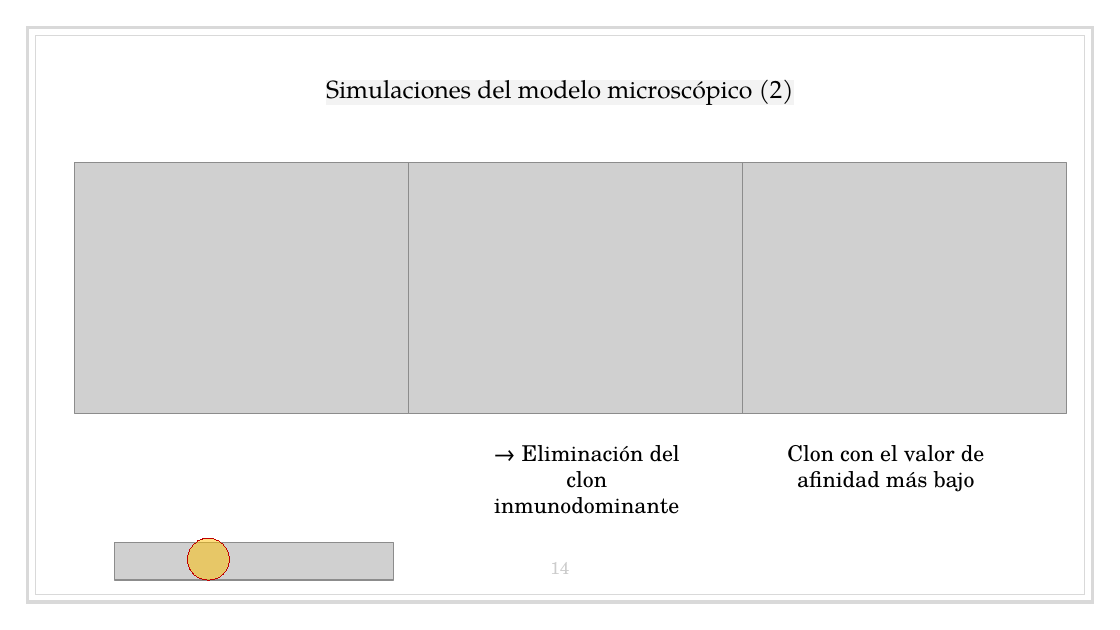
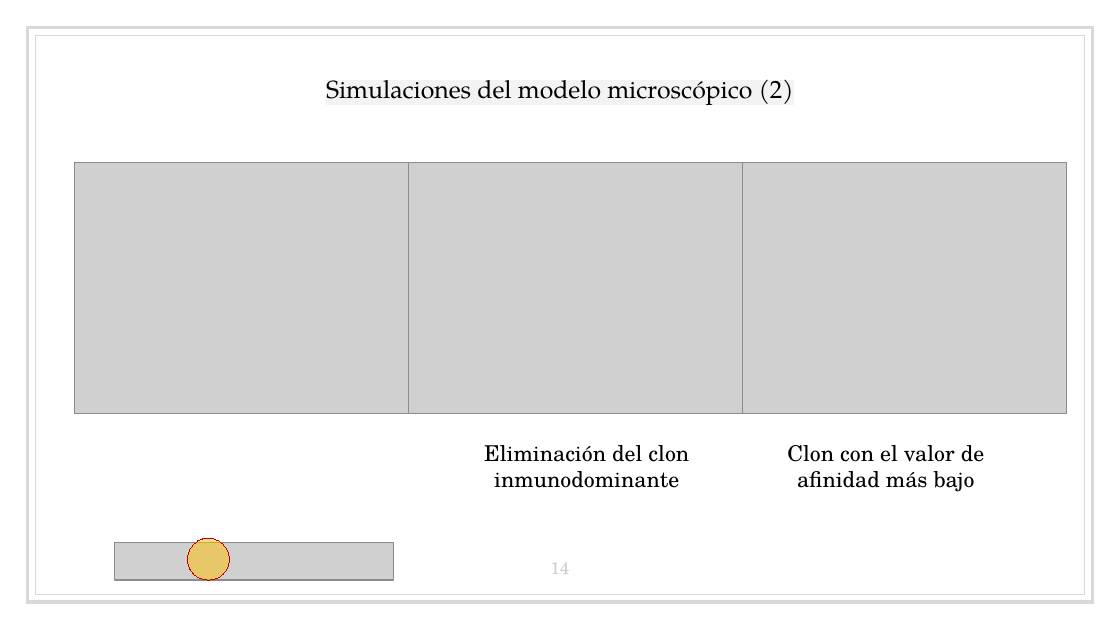
Before and after one commit to bserranoanton/TFG-mates, a slide deck: slide 14 of Defensa/transparenciasDefensa.pptx. Drawn at 1120x630 pixels with LibreOffice and Linux fonts; fonts in the diff are those of the drawing; grey boxes stand for pictures. Boxes give left, top, right and bottom in pixels: in the first picture for what was removed or moved away, otherwise in the second. Text is boxed around its words. In the diff, an @@ line names an element or a change of style, - is before the commit and + after.

```diff
--- a/Defensa/transparenciasDefensa.pptx
+++ b/Defensa/transparenciasDefensa.pptx
@@ text at [484, 445, 689, 488]: text changed @@
-→ Eliminación del clon inmunodominante
+Eliminación del clon inmunodominante
```
Also in this commit, not shown: 2 other slides changed.
